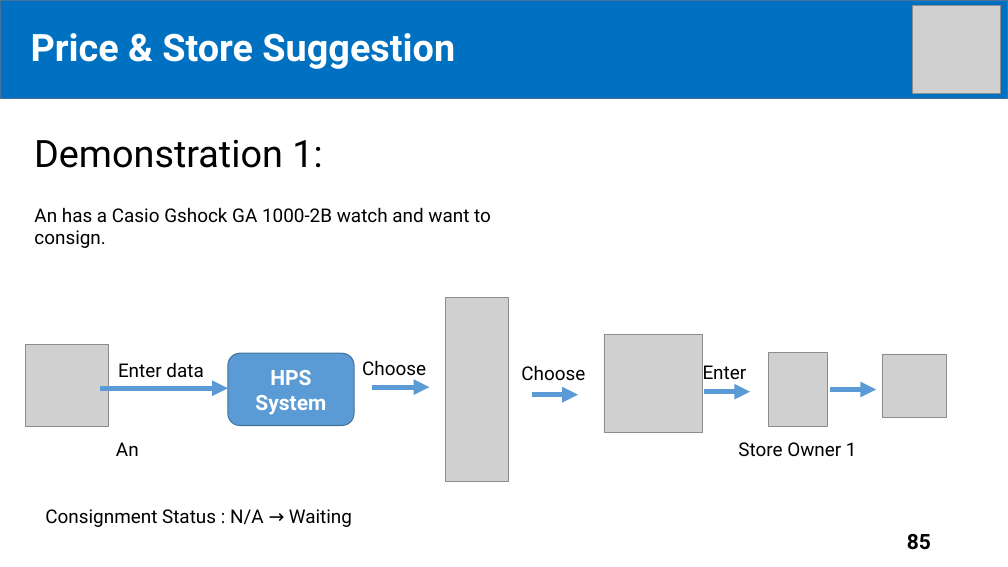
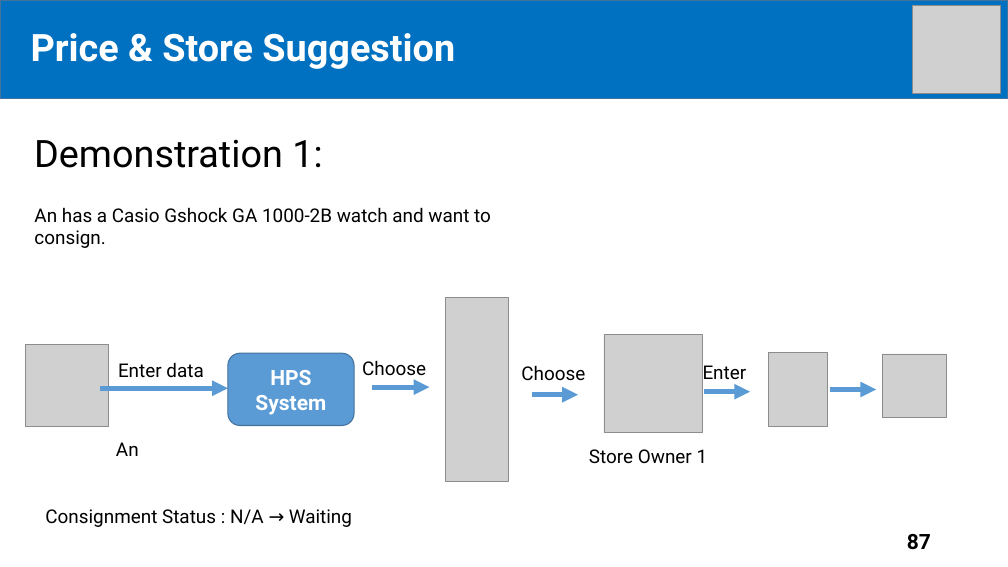
Before and after one commit to tiendan3108/CP, a slide deck: slide 87 of Source/Presentation/PreFinalPresentation.pptx (slide 85 before the commit). Drawn at 1008x567 pixels with LibreOffice and Linux fonts; fonts in the diff are those of the drawing; grey boxes stand for pictures. Boxes give left, top, right and bottom in pixels: in the first picture for what was removed or moved away, otherwise in the second. Text is boxed around its words. In the diff, an @@ line names an element or a change of style, - is before the commit and + after.

```diff
--- a/Source/Presentation/PreFinalPresentation.pptx
+++ b/Source/Presentation/PreFinalPresentation.pptx
@@ text "Store Owner 1": place and size @@
-text "Store Owner 1" at <box>738,442,857,456</box>
+text "Store Owner 1" at <box>589,449,708,464</box>
@@ page number at <box>907,534,931,550</box>: text changed @@
-85
+87
```
Also in this commit, not shown: 12 other slides changed, 2 slides added.
